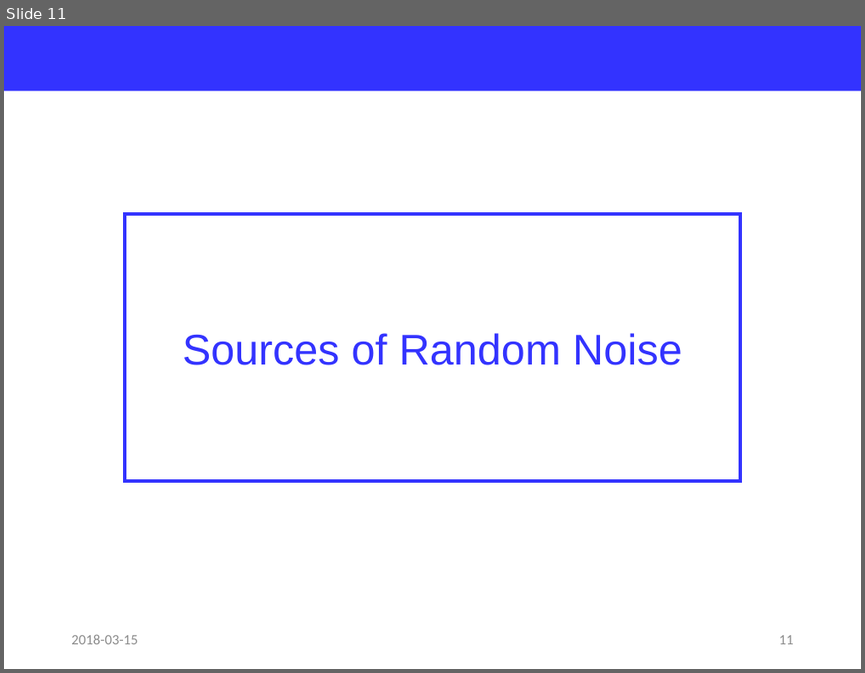
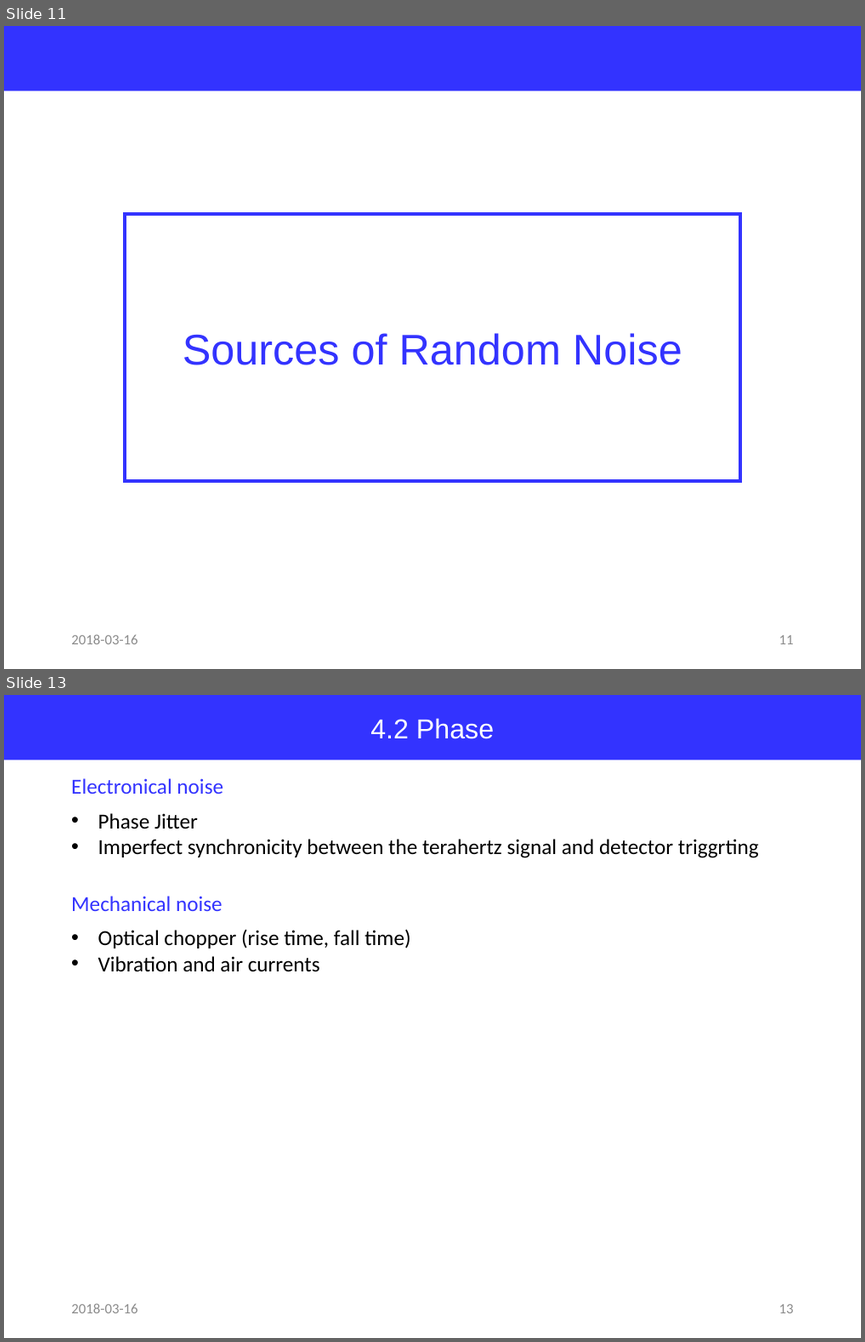
Before and after one commit to jglee96/NBTP_Lab, a slide deck: Terahertz Metrology/Ch3/Terahertz Metrology_Ch3.pptx. Shown one above the other, each under a label of ours: slide 11 before the commit, slides 11 and 13 after it; the slides between them are not shown. The pictures are 865x673 and 865x1342 pixels, drawn with LibreOffice and Linux fonts; fonts in the diff are those of the drawing. Boxes give left, top, right and bottom in pixels: in the first picture for what was removed or moved away, otherwise in the second. Text is boxed around its words. In the diff, an @@ line names an element or a change of style, - is before the commit and + after.

```diff
--- a/Terahertz Metrology/Ch3/Terahertz Metrology_Ch3.pptx
+++ b/Terahertz Metrology/Ch3/Terahertz Metrology_Ch3.pptx
@@ slide 13 added at (x1=4, y1=695, x2=861, y2=1338), background #FFFFFF @@
@@ rectangle added at (x1=4, y1=695, x2=861, y2=760), fill #3333FF, 23 pt, text #FFFFFF @@
+4.2 Phase
@@ text added at (x1=71, y1=778, x2=223, y2=794), 18 pt, text #3333FF @@
+Electronical noise
@@ text added at (x1=98, y1=813, x2=759, y2=858), 18 pt, text #000000 @@
+• Phase Jitter
+• Imperfect synchronicity between the terahertz signal and detector triggrting
@@ text added at (x1=71, y1=896, x2=222, y2=911), 18 pt, text #3333FF @@
+Mechanical noise
@@ text added at (x1=98, y1=929, x2=410, y2=972), 18 pt, text #000000 @@
+• Optical chopper (rise time, fall time)
+• Vibration and air currents
@@ text added at (x1=71, y1=1303, x2=137, y2=1313), 12 pt, text #8C8C8C @@
+2018-03-16
@@ page number added at (x1=779, y1=1304, x2=794, y2=1313), 12 pt, text #8C8C8C @@
+13
@@ slide 11 changed as well @@
@@ text at (x1=71, y1=634, x2=137, y2=644): text changed @@
-2018-03-15
+2018-03-16
```
Also in this commit, not shown: 14 other slides changed, 4 other slides added, 1 slide removed, 5 other files.
